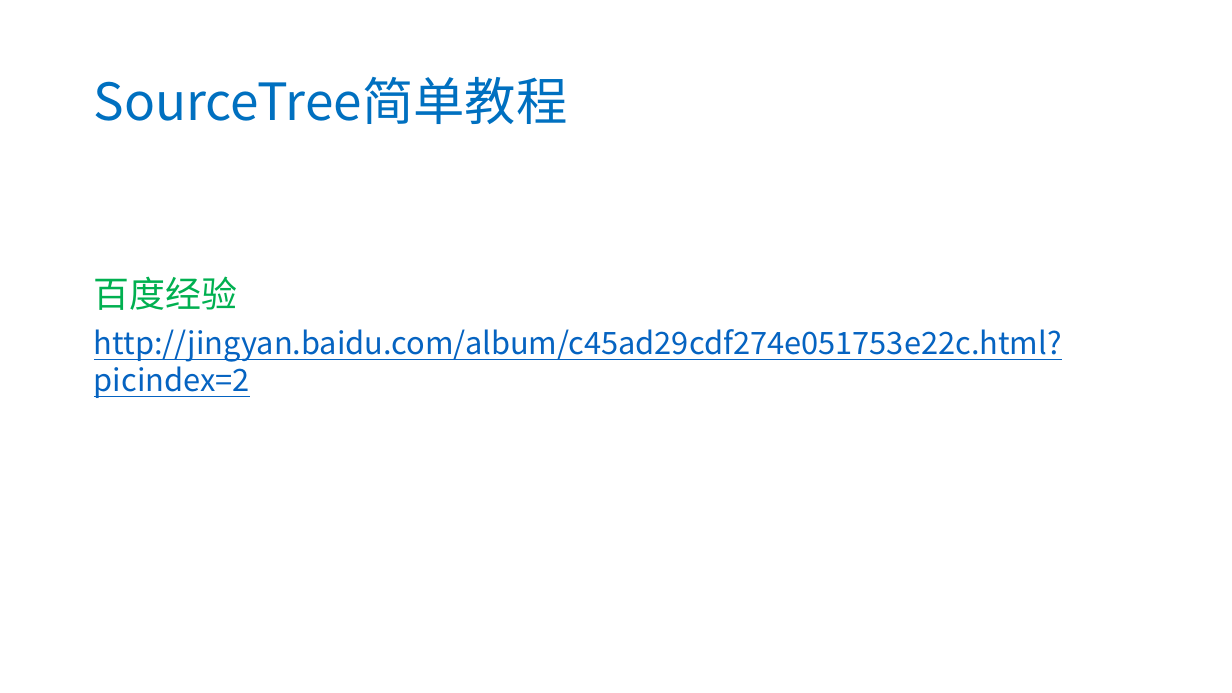
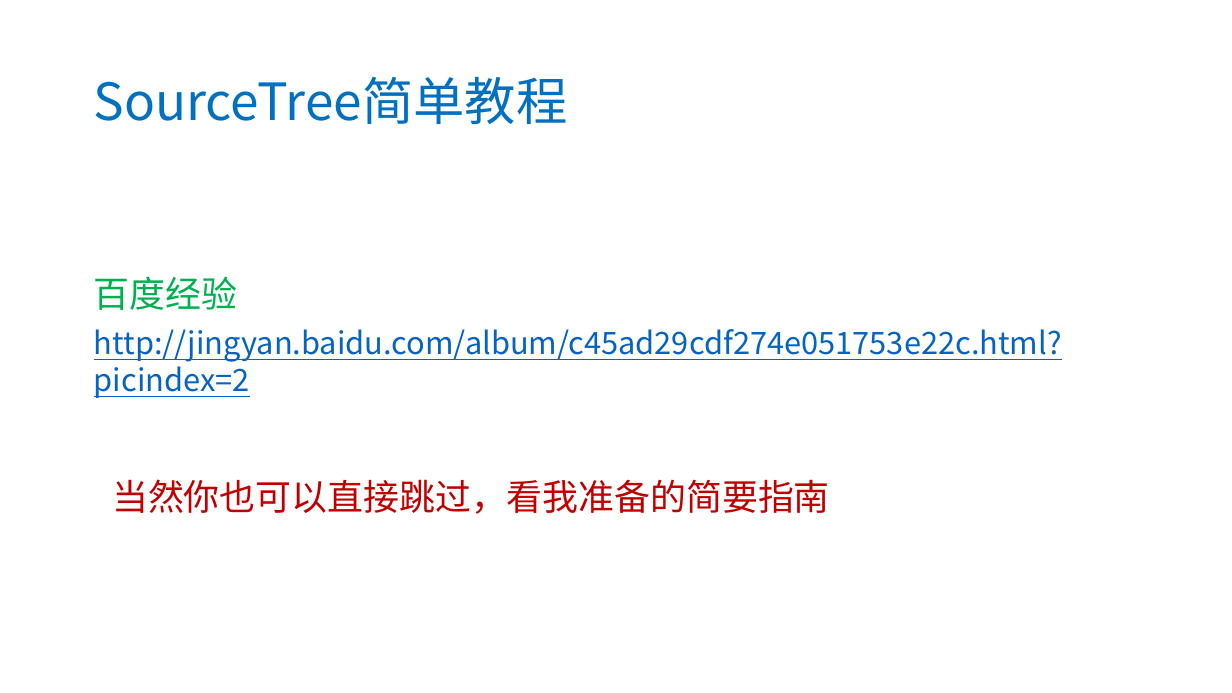
Before and after one commit to zouyusky/IS-Courses, a slide deck: slide 16 of C0_for_teacher/assets/docs/使用Github开发自主学习网站.pptx (slide 7 before the commit). Drawn at 1232x693 pixels with LibreOffice and Linux fonts; fonts in the diff are those of the drawing. Boxes give left, top, right and bottom in pixels: in the first picture for what was removed or moved away, otherwise in the second. Text is boxed around its words. In the diff, an @@ line names an element or a change of style, - is before the commit and + after.

```diff
--- a/C0_for_teacher/assets/docs/使用Github开发自主学习网站.pptx
+++ b/C0_for_teacher/assets/docs/使用Github开发自主学习网站.pptx
@@ text added at box(112, 479, 830, 514), 28 pt, text #C00000 @@
+当然你也可以直接跳过，看我准备的简要指南
```
Also in this commit, not shown: 5 other slides changed, 10 slides added.
